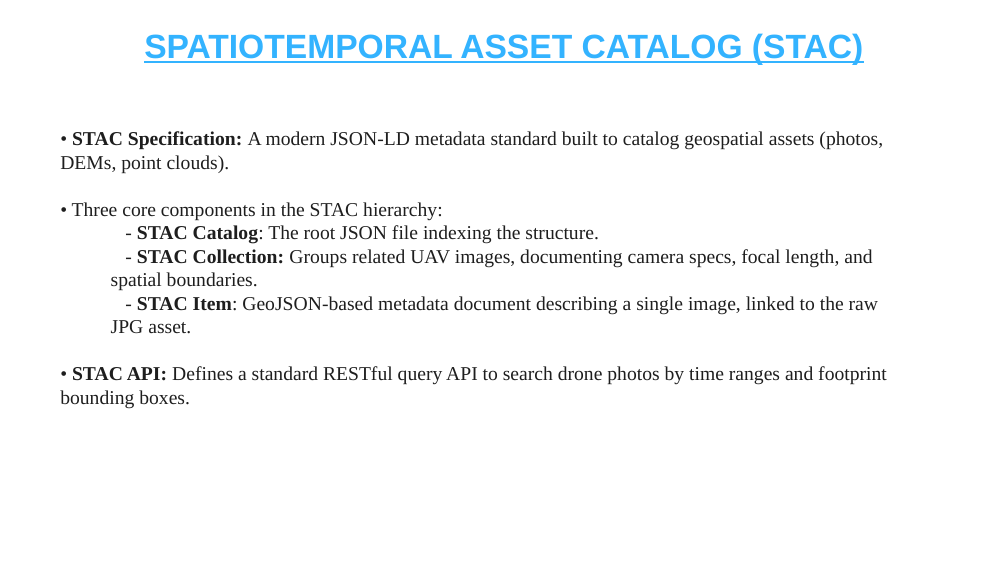
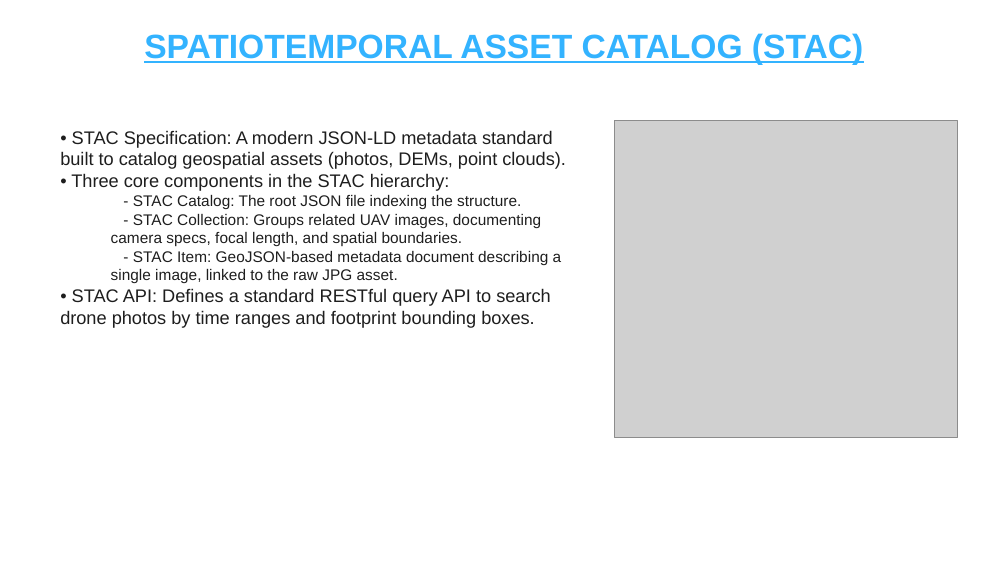
Before and after one commit to kancharlanavyatha/Drone-Footprint-Mapping-using-Qt6, a slide deck: slide 8 of Drone_Footprint_Mapping_and_Metadata_Standards.pptx (slide 6 before the commit). Drawn at 1008x567 pixels with LibreOffice and Linux fonts; fonts in the diff are those of the drawing; grey boxes stand for pictures. Boxes give left, top, right and bottom in pixels: in the first picture for what was removed or moved away, otherwise in the second. Text is boxed around its words. In the diff, an @@ line names an element or a change of style, - is before the commit and + after.

Commit message:
Update PowerPoint slides with corrected vertical FOV and footprint coverage math for 16:9 crop

```diff
--- a/Drone_Footprint_Mapping_and_Metadata_Standards.pptx
+++ b/Drone_Footprint_Mapping_and_Metadata_Standards.pptx
@@ text "• STAC Specification: A modern ..." at [60,130,566,328]: size 14 to 13 pt in "• STAC Specification: A modern JSON-LD metadata ...", "• Three core components in the STAC ...", "• STAC API: Defines a standard RESTful ..."; font Times New Roman to Arial; bold off in "STAC Specification:", "STAC Catalog:", "STAC Collection:", "STAC Item:" and 1 more places; size 14 to 11 pt in "- STAC Catalog: The root JSON file ...", "- STAC Collection: Groups related UAV images, ...", "- STAC Item: GeoJSON-based metadata document describing ..." @@
@@ picture added at [615,121,958,437] @@
```
Also in this commit, not shown: 6 other slides changed, 2 slides added, 3 other files.
